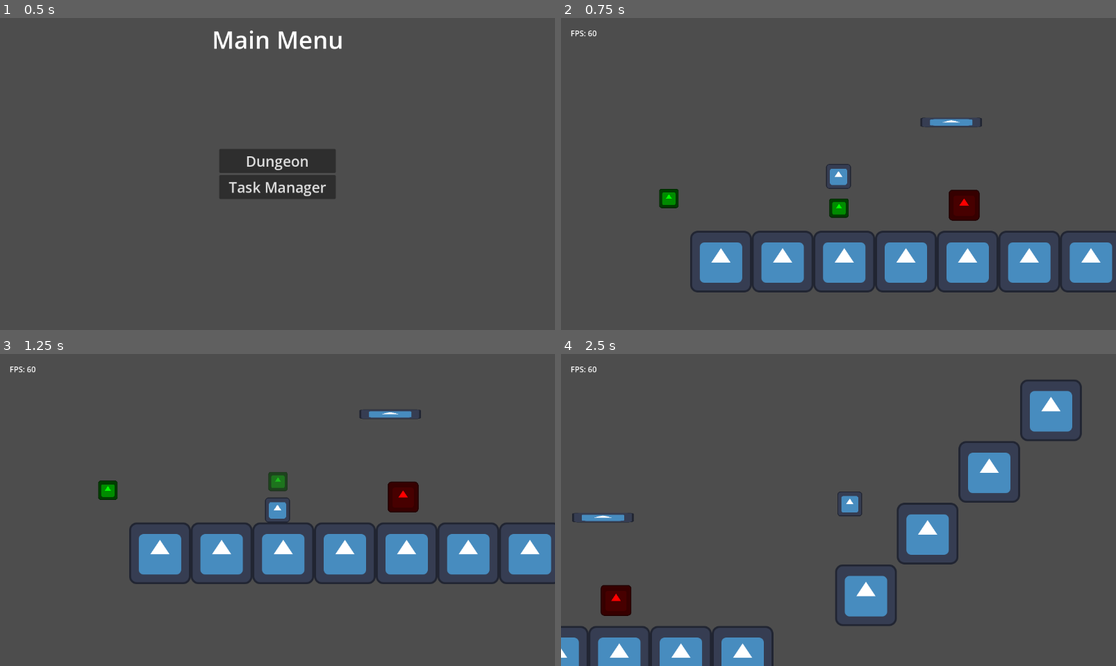
Above: before the commit, frames 1-4 (two rows, left to right).
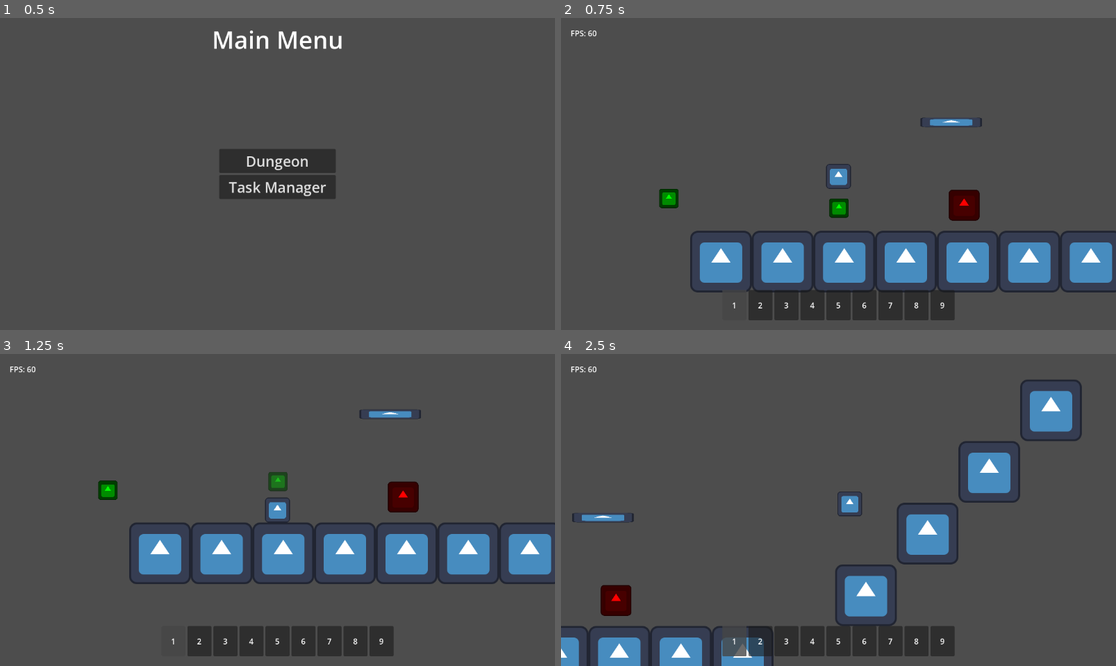
Above: after the commit, the same moments.

Repository: TheHumanMRP/RPG-Life-Tracker
Game: Godot game, scene res://Folders/Systems/Main/Scenes/main_scene.tscn
Two runs of this game, one before a commit and one after it. Both use one fixed random seed, a clock stepped at 60 frames per second and the inputs below. The engine's default icon, where the game draws it, is replaced by a stand-in: a white triangle on a blue panel in a dark square.
Inputs (mouse positions are in pixels of both pictures, inside the frame that each line leads up to):
- Up to frame 1 (0.5 s): no input
- Up to frame 2 (0.75 s): click "Dungeon" at 0.5 s
- Up to frame 3 (1.25 s): no input
- Up to frame 4 (2.5 s): move the mouse to (960, 494) at 1.27 s; hold D (move_right) from 1.28 s (still down); tap E (equip_item) at 1.35, 2.3 s; click (960, 494) at 1.42 s; tap Space (jump) at 1.52, 2.27 s; move the mouse to (727, 525) at 2.02 s; tap T (add_test_sword) at 2.1 s

Frame 1 is identical in both runs. In frame 2, 3.1% of the frame differs, in the area x 29-71%, y 87-97%; in frame 3, 3.3%; in frame 4, 3.5%.
Error before the commit: Parse Error: Could not parse global class "HotBarLogicComponent" from "res://Folders/Systems/Inventory_System/Scripts/Hotbar/hotbar_logic.gd". (res://Folders/S…
Error after the commit: Invalid access to property or key 'item_type' on a base object of type 'Nil'. (res://Folders/Components/Equipment_Manager/equipment_manager.gd:23)

Commit message:
Auto commit at 2026-08-23 00:33:38

Diff:
--- a/Folders/Systems/Inventory_System/Scripts/Hotbar/hotbar_logic.gd
+++ b/Folders/Systems/Inventory_System/Scripts/Hotbar/hotbar_logic.gd
@@ -50,14 +50,12 @@
 	notify_hotbar_changed()
 
 func _on_hotbar_item_equipped(slot_index: int) -> void:
+	var item_id: int = Global.save_data.hotbar_save_data.hotbar_slots[slot_index]
 
-	var item_id: int =
+	SignalBus.equip_item.emit(item_id)
 
 	Global.save_data.hotbar_save_data.hotbar_slots[slot_index] = Constants.EMPTY_HOTBAR_SLOT
 
-
-
-	SignalBus.equip_item.emit()
 
 ## This shit is here so that I don't have to go to a billion places if I by mistakely somehow change the signal name
 func notify_hotbar_changed() -> void:
